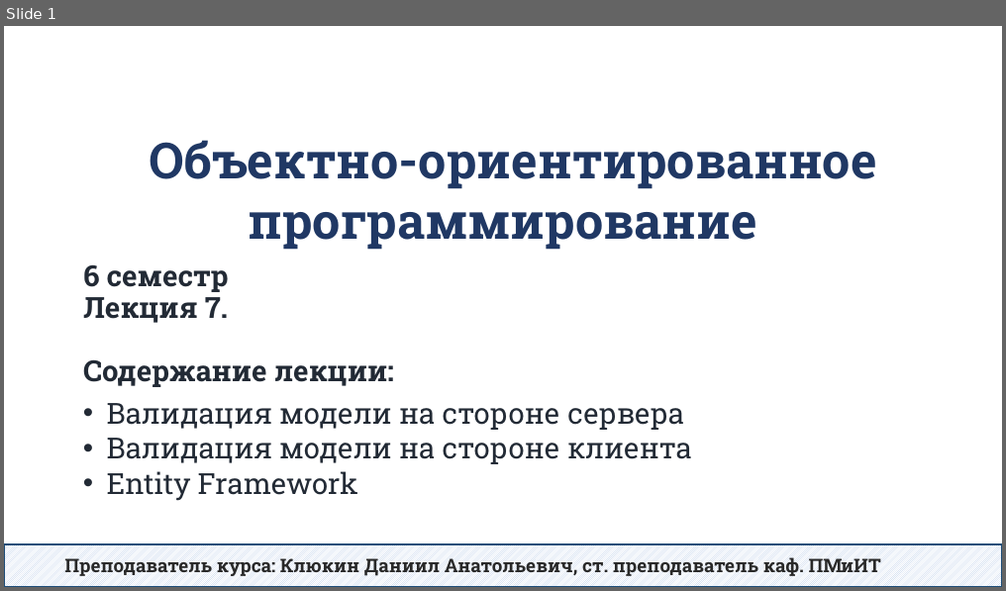
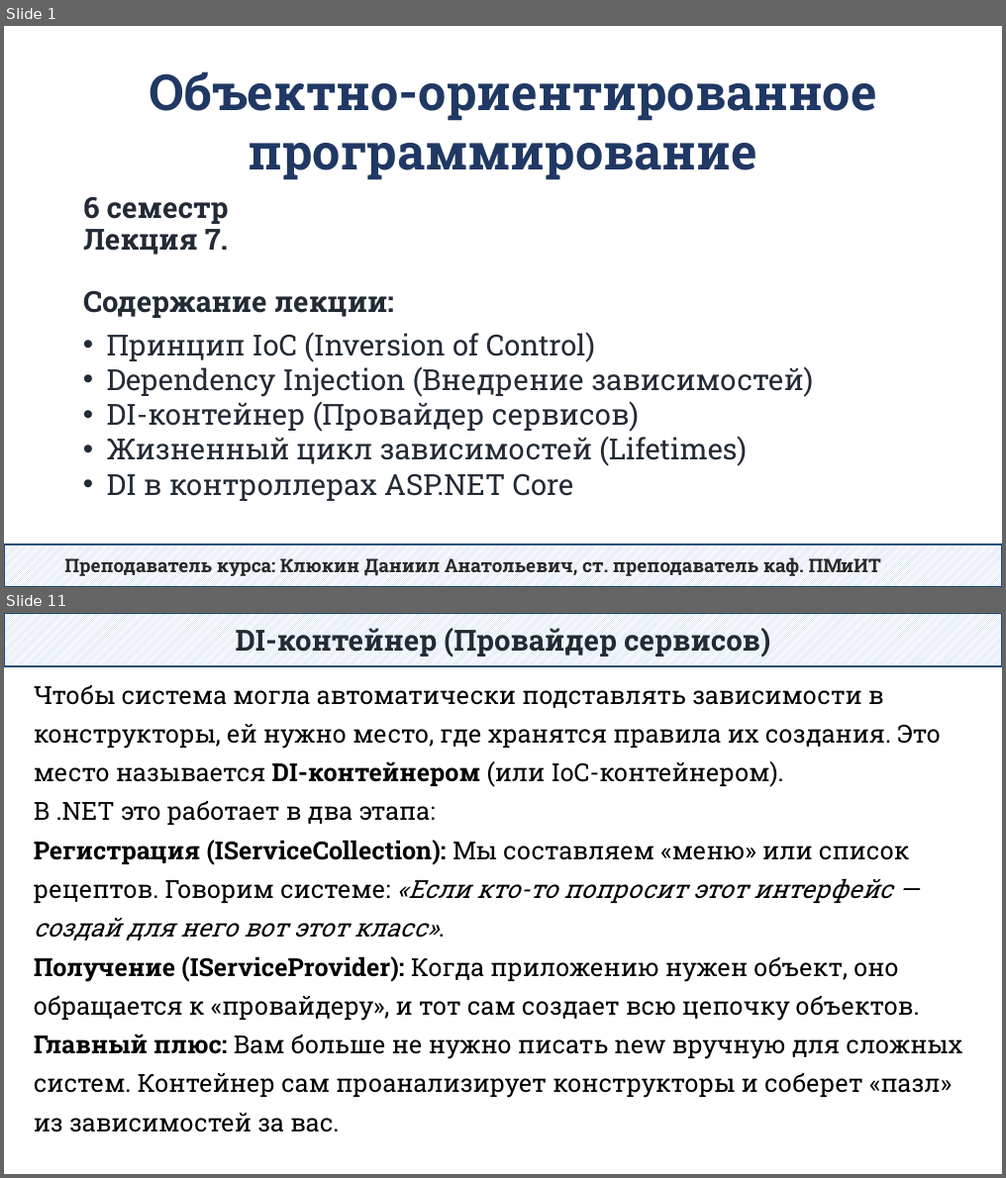
Before and after one commit to DaniilKlyukin/OOP-6, a slide deck: Лекции/ООП 2 лек 7.pptx. Shown one above the other, each under a label of ours: slide 1 before the commit, slides 1 and 11 after it; the slides between them are not shown. The pictures are 1006x591 and 1006x1178 pixels, drawn with LibreOffice and Linux fonts; fonts in the diff are those of the drawing. Boxes give left, top, right and bottom in pixels: in the first picture for what was removed or moved away, otherwise in the second. Text is boxed around its words. In the diff, an @@ line names an element or a change of style, - is before the commit and + after.

```diff
--- a/Лекции/ООП 2 лек 7.pptx
+++ b/Лекции/ООП 2 лек 7.pptx
@@ slide 11 added at (4, 613, 1002, 1174), background #FFFFFF @@
@@ rectangle added at (4, 613, 1002, 666), fill pattern #B4C7E7 on #FFFFFF, outline #1F4E79 1.25 pt, 28 pt, text #222A35, bold @@
+DI-контейнер (Провайдер сервисов)
@@ text added at (34, 685, 962, 1133), 24 pt, text #000000 @@
+Чтобы система могла автоматически подставлять зависимости в конструкторы, ей нужно место, где хранятся правила их создания. Это место называется DI-контейнером (или IoC-контейнером).
+В .NET это работает в два этапа:
+Регистрация (IServiceCollection): Мы составляем «меню» или список рецептов. Говорим системе: «Если кто-то попросит этот интерфейс — создай для него вот этот класс».
+Получение (IServiceProvider): Когда приложению нужен объект, оно обращается к «провайдеру», и тот сам создает всю цепочку объектов.
+Главный плюс: Вам больше не нужно писать new вручную для сложных систем. Контейнер сам проанализирует конструкторы и соберет «пазл» из зависимостей за вас.
@@ slide 1 changed as well @@
@@ text "Объектно-ориентированное программирование": place and size @@
-text "Объектно-ориентированное программирование" at (149, 140, 876, 250)
+text "Объектно-ориентированное программирование" at (149, 72, 876, 180)
@@ title "6 семестр Лекция 7. Содержание ...": place and size @@
-title "6 семестр Лекция 7. Содержание ..." at (83, 265, 394, 387)
+title "6 семестр Лекция 7. Содержание ..." at (83, 196, 394, 318)
@@ text at (107, 332, 813, 501): text changed @@
-• Валидация модели на стороне сервера
-• Валидация модели на стороне клиента
-• Entity Framework
+• Принцип IoC (Inversion of Control)
+• Dependency Injection (Внедрение зависимостей)
+• DI-контейнер (Провайдер сервисов)
+• Жизненный цикл зависимостей (Lifetimes)
+• DI в контроллерах ASP.NET Core
```
Also in this commit, not shown: 25 other slides added, 47 slides removed.
